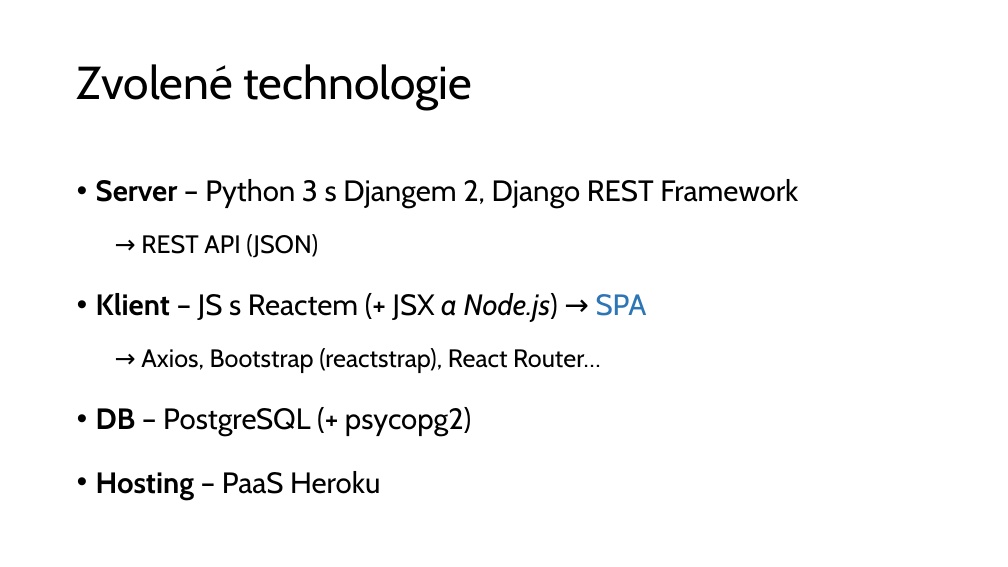
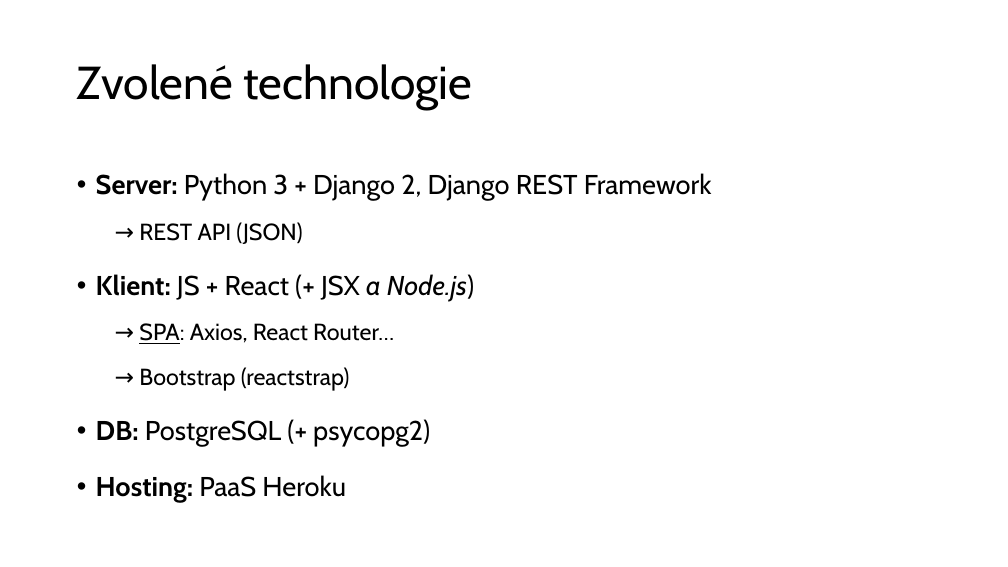
Before and after one commit to rodlukas/bachelors-thesis, a slide deck: slide 6 of prezentace/DPR prezentace.pptx. Drawn at 1008x567 pixels with LibreOffice and Linux fonts; fonts in the diff are those of the drawing. Boxes give left, top, right and bottom in pixels: in the first picture for what was removed or moved away, otherwise in the second. Text is boxed around its words. In the diff, an @@ line names an element or a change of style, - is before the commit and + after.

```diff
--- a/prezentace/DPR prezentace.pptx
+++ b/prezentace/DPR prezentace.pptx
@@ text at [96, 173, 712, 201]: text changed; size 28 to 25.9 pt @@
-• Server – Python 3 s Djangem 2, Django REST Framework
+• Server: Python 3 + Django 2, Django REST Framework
@@ text at [139, 222, 302, 244]: size 24 to 22.2 pt in "→ REST API (JSON)"; line spacing 1.5 to 1.4 @@
@@ text at [96, 274, 474, 503]: text changed; size 28 to 25.9 pt @@
-• Klient – JS s Reactem (+ JSX a Node.js) → SPA
-  → Axios, Bootstrap (reactstrap), React Router…
-• DB – PostgreSQL (+ psycopg2)
-• Hosting – PaaS Heroku
+• Klient: JS + React (+ JSX a Node.js)
+  → SPA: Axios, React Router…
+  → Bootstrap (reactstrap)
+• DB: PostgreSQL (+ psycopg2)
+• Hosting: PaaS Heroku
```
Also in this commit, not shown: 5 other slides changed, 1 other file.
